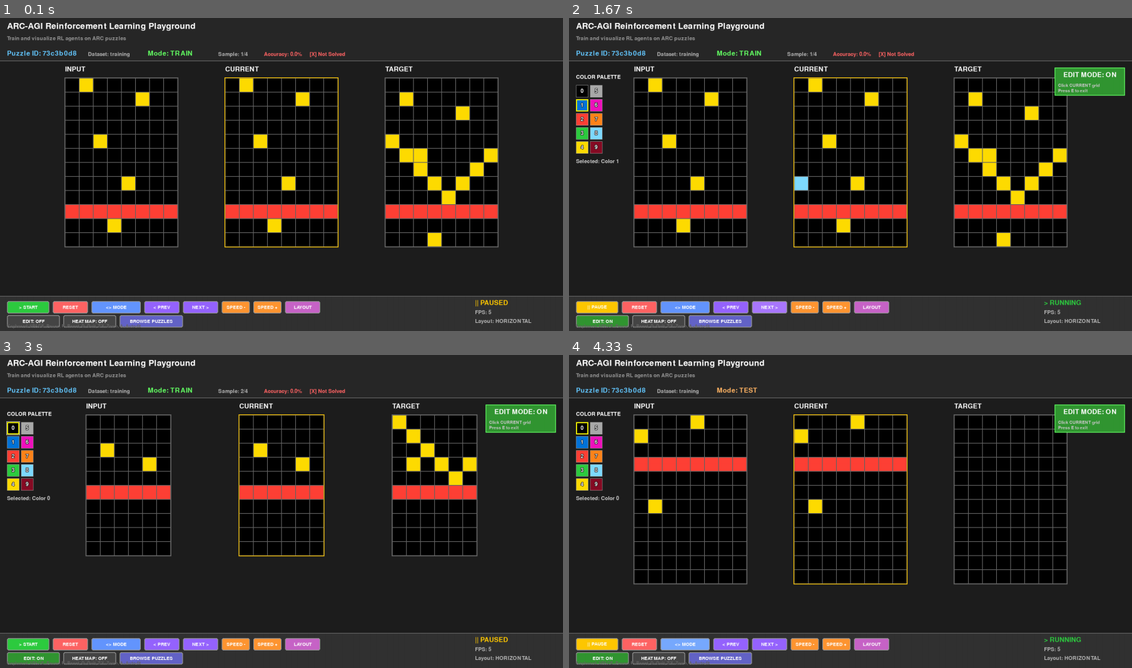
Above: before the commit, frames 1-4 (two rows, left to right).
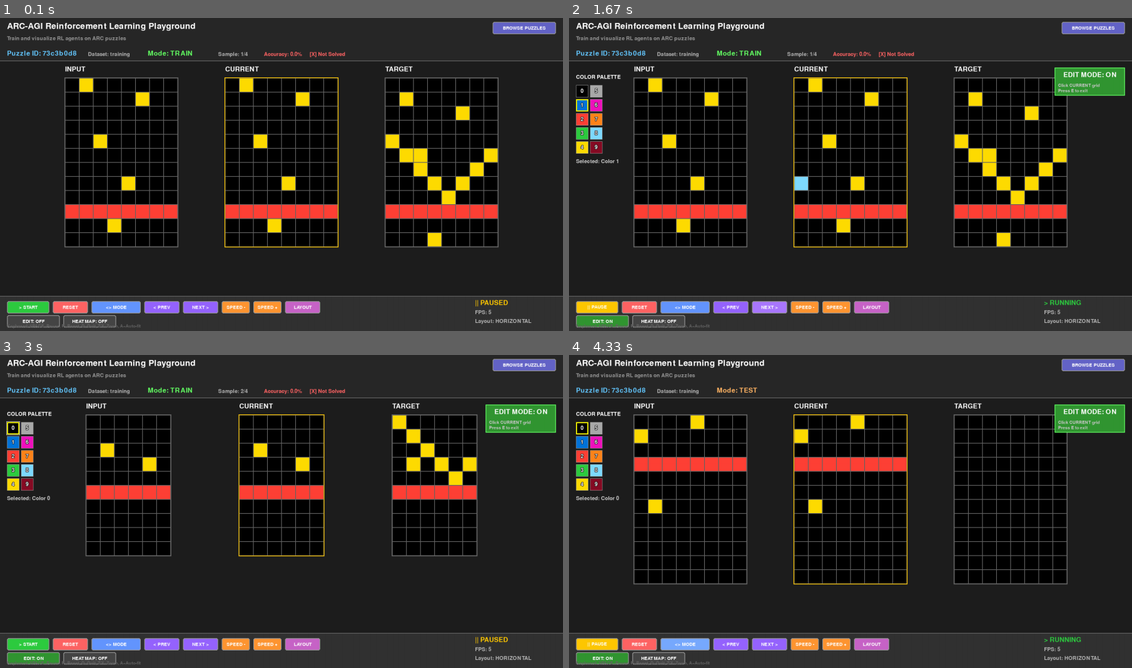
Above: after the commit, the same moments.

Repository: EmrullahAydogan/arc-agi-rl-playground
Game: pygame game, started from playground.py
Two runs of this game, one before a commit and one after it. Both use one fixed random seed, a clock stepped at 60 frames per second and the inputs below.
Inputs:
- Up to frame 1 (0.1 s): no input
- Up to frame 2 (1.67 s): click "> START" at 0.38 s; tap Enter at 0.67 s; click "EDIT: OFF" at 1.23 s
- Up to frame 3 (3 s): click "NEXT >" at 1.8 s; click "0" at 2.42 s; tap Space at 2.8 s
- Up to frame 4 (4.33 s): click "> START" at 3.52 s; click "<> MODE" at 3.92 s

The runs differ from the first frame. In frame 1, 0.9% of the frame differs, in the area x 21-99%, y 1-100%; in frame 2, 0.9%; in frame 3, 0.9%; in frame 4, 0.9%.

Commit message:
Move BROWSE PUZZLES button to top right corner
- Repositioned from bottom left (row 2) to top right corner (y=20)
- Button x-coordinate: window_width - 200 (180px width + 20px margin)
- Automatically repositions on window resize
- Better visibility and accessibility
- Cleaner bottom control panel layout

User feedback: "puzzle browser butonunu sağ üst köşeye koyalım"

🤖 Generated with [Claude Code](https://claude.com/claude-code)

Co-Authored-By: Claude <noreply@anthropic.com>

Diff:
--- a/src/visualization/pygame_viewer.py
+++ b/src/visualization/pygame_viewer.py
@@ -516,15 +516,17 @@
         self.buttons.append(self.heatmap_btn)
         start_x += 150 + button_spacing
 
-        # BROWSE PUZZLES butonu
+        # BROWSE PUZZLES butonu - Sağ üst köşe
+        browse_btn_width = 180
+        browse_btn_x = self.window_width - browse_btn_width - 20
+        browse_btn_y = 20  # Üst kısımda
         self.buttons.append(Button(
-            start_x, button_y2, 180, button_height,
+            browse_btn_x, browse_btn_y, browse_btn_width, button_height,
             "BROWSE PUZZLES",
             self._open_browser,
             bg_color=(100, 100, 200),
             hover_color=(120, 120, 220)
         ))
-        start_x += 180 + button_spacing
 
     def _toggle_pause(self):
         """START/PAUSE toggle"""
